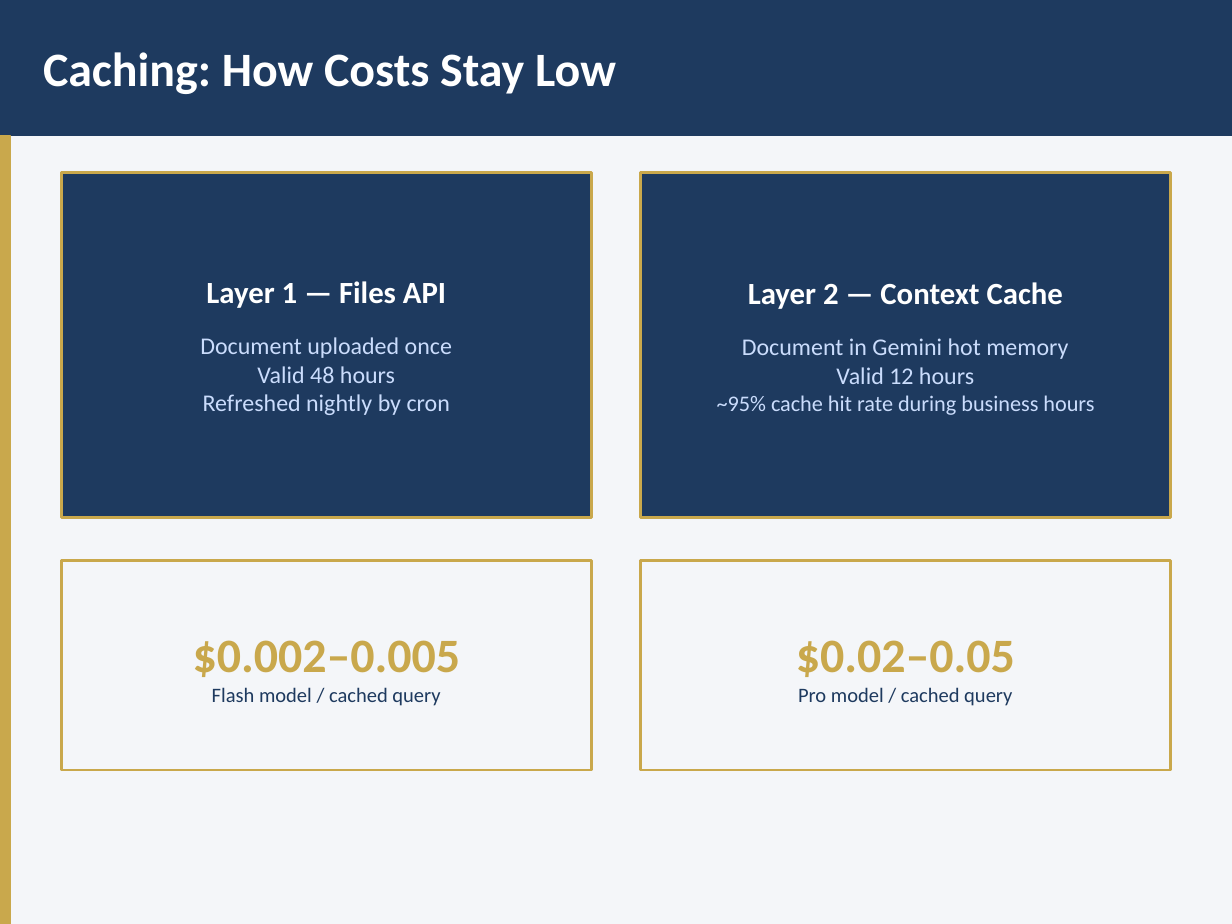
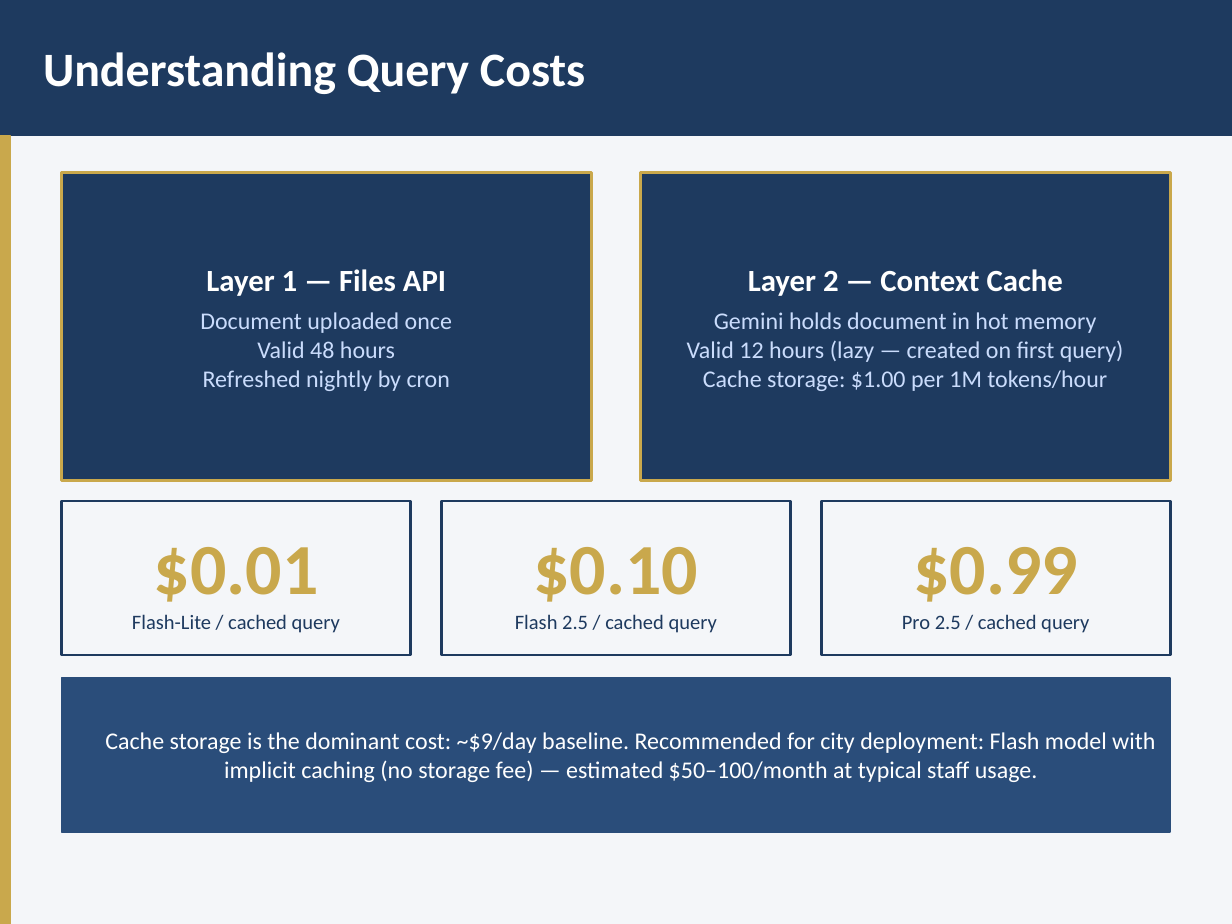
Before and after one commit to jweisenfeld/AI, a slide deck: slide 6 of pmc1/PMC-AI-Technical-Overview.pptx. Drawn at 1232x924 pixels with LibreOffice and Linux fonts; fonts in the diff are those of the drawing. Boxes give left, top, right and bottom in pixels: in the first picture for what was removed or moved away, otherwise in the second. Text is boxed around its words. In the diff, an @@ line names an element or a change of style, - is before the commit and + after.

```diff
--- a/pmc1/PMC-AI-Technical-Overview.pptx
+++ b/pmc1/PMC-AI-Technical-Overview.pptx
@@ text at (x1=43, y1=52, x2=585, y2=94): text changed @@
-Caching: How Costs Stay Low
+Understanding Query Costs
@@ text "Layer 1 — Files API" rewrapped from (x1=200, y1=281, x2=452, y2=415) to (x1=200, y1=269, x2=452, y2=391) @@
@@ rectangle resized from (x1=62, y1=172, x2=591, y2=517) to (x1=62, y1=172, x2=591, y2=480) @@
@@ rectangle resized from (x1=641, y1=172, x2=1170, y2=517) to (x1=641, y1=172, x2=1170, y2=480) @@
@@ text at (x1=687, y1=312, x2=1124, y2=391): text changed @@
-Document in Gemini hot memory
-Valid 12 hours
-~95% cache hit rate during business hours
+Gemini holds document in hot memory
+Valid 12 hours (lazy — created on first query)
+Cache storage: $1.00 per 1M tokens/hour
@@ rectangle resized from (x1=62, y1=561, x2=591, y2=770) to (x1=62, y1=501, x2=410, y2=655) @@
@@ rectangle at (x1=62, y1=501, x2=410, y2=655): outline #C9A84C 1.5 pt to #1E3A5F 1.5 pt @@
@@ rectangle at (x1=441, y1=501, x2=790, y2=655): outline #C9A84C 1.5 pt to #1E3A5F 1.5 pt @@
@@ rectangle resized from (x1=641, y1=561, x2=1170, y2=770) to (x1=441, y1=501, x2=790, y2=655) @@
@@ rectangle added at (x1=822, y1=501, x2=1170, y2=655), fill #F4F6F9, outline #1E3A5F 1.5 pt @@
@@ text at (x1=132, y1=547, x2=340, y2=633): text changed @@
-$0.002–0.005
-Flash model / cached query
+$0.01
+Flash-Lite / cached query
@@ text at (x1=515, y1=547, x2=717, y2=633): text changed @@
-$0.02–0.05
-Pro model / cached query
+$0.10
+Flash 2.5 / cached query
@@ text added at (x1=902, y1=547, x2=1089, y2=633), 12 pt, text #1E3A5F @@
+$0.99
+Pro 2.5 / cached query
@@ rectangle added at (x1=62, y1=678, x2=1170, y2=832), fill #2A4D7A, outline #2A4D7A 1 pt @@
@@ text added at (x1=105, y1=732, x2=1155, y2=782), 14 pt, text #FFFFFF @@
+Cache storage is the dominant cost: ~$9/day baseline. Recommended for city deployment: Flash model with implicit caching (no storage fee) — estimated $50–100/month at typical staff usage.
```
Also in this commit, not shown: 2 other files.
